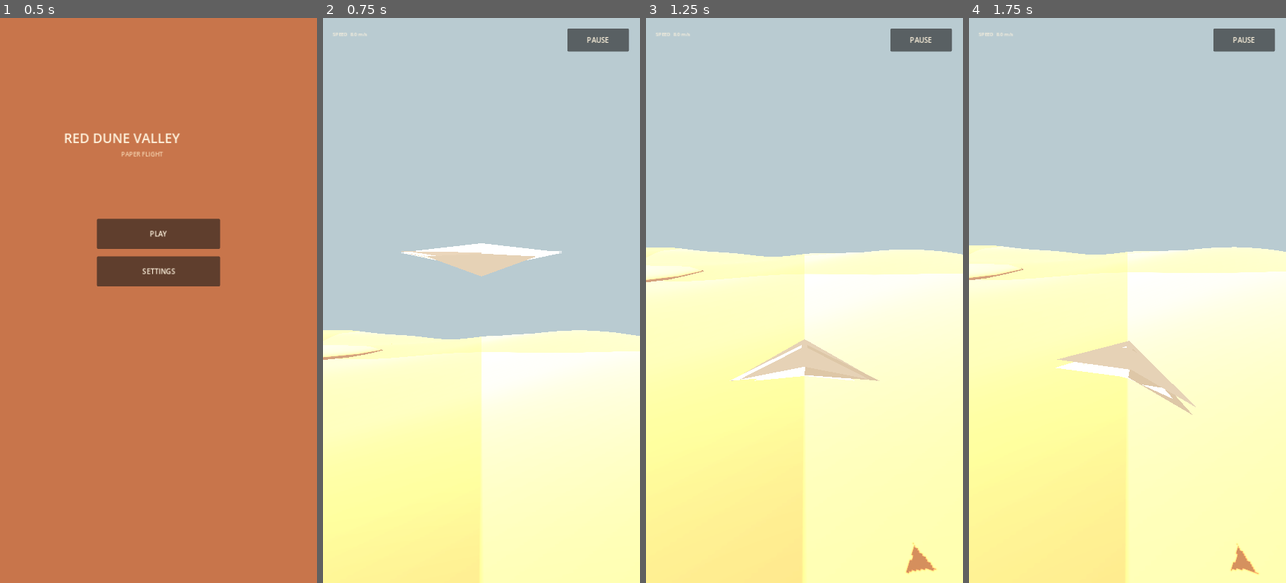
Above: before the commit, frames 1-4 (left to right).
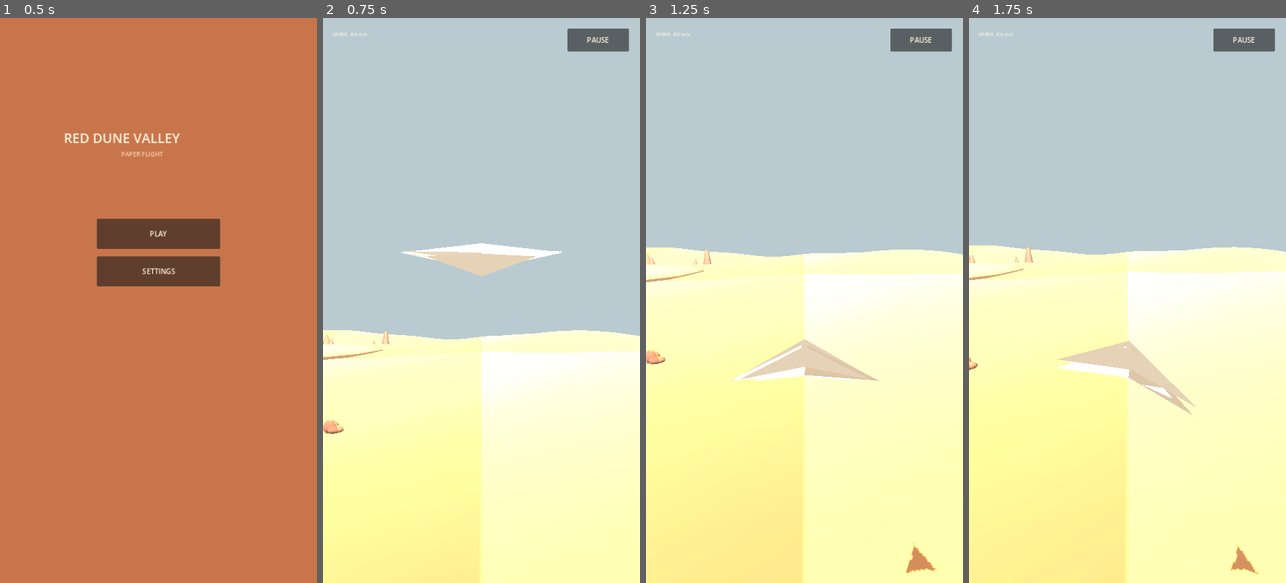
Above: after the commit, the same moments.

Repository: A8adbek/Gold
Game: Godot game, scene res://main.tscn
Two runs of this game, one before a commit and one after it. Both use one fixed random seed, a clock stepped at 60 frames per second and the inputs below. Sound files missing from this copy of the repository are replaced by a short silence.
Inputs (mouse positions are in pixels of both pictures, inside the frame that each line leads up to):
- Up to frame 1 (0.5 s): no input
- Up to frame 2 (0.75 s): click "PLAY" at 0.5 s
- Up to frame 3 (1.25 s): no input
- Up to frame 4 (1.75 s): move the mouse to (1197, 272) at 1.27 s; hold D (roll_right) from 1.28 s (still down); click (1197, 272) at 1.42 s

Frame 1 is identical in both runs. In frame 2, 0.2% of the frame differs, in the area x 0-21%, y 55-74%; in frame 3, 0.2%, in the area x 0-21%, y 41-62%; in frame 4, 0.1%.

Commit message:
Add detailed rock landmarks and clusters

Diff:
--- a/godot/scripts/world.gd
+++ b/godot/scripts/world.gd
@@ -42,6 +42,7 @@
 	_create_canyon_details()
 	_create_dune_ridges()
 	_create_stratified_cliffs()
+	_create_landmark_details()
 	_create_plane()
 	_create_camera()
 	_create_hud()
@@ -289,6 +290,56 @@
 			slab.position.y = layer * 3.0 + mesh.height * 0.5
 			slab.material_override = _material(Color("#ffffff"), "res://assets/canyon_rock.svg")
 			root.add_child(slab)
+
+func _create_landmark_details() -> void:
+	# Distinctive static rock landmarks break up the repeated procedural silhouettes.
+	var rng := RandomNumberGenerator.new()
+	rng.seed = 78104
+	for i in range(14):
+		var side := -1.0 if i % 2 == 0 else 1.0
+		var x := side * rng.randf_range(70.0, 300.0)
+		var z := rng.randf_range(-300.0, 300.0)
+		var y := _height(x, z)
+		var root := Node3D.new()
+		root.position = Vector3(x, y, z)
+		root.rotation.y = rng.randf_range(-0.7, 0.7)
+		add_child(root)
+		for tower in range(3):
+			var spire := MeshInstance3D.new()
+			var mesh := CylinderMesh.new()
+			mesh.top_radius = rng.randf_range(0.2, 1.2)
+			mesh.bottom_radius = rng.randf_range(2.0, 4.5)
+			mesh.height = rng.randf_range(6.0, 15.0)
+			mesh.radial_segments = 7
+			spire.mesh = mesh
+			spire.position = Vector3(rng.randf_range(-5.0, 5.0), mesh.height * 0.5, rng.randf_range(-4.0, 4.0))
+			spire.rotation.z = rng.randf_range(-0.16, 0.16)
+			spire.material_override = _material(Color("#ffffff"), "res://assets/canyon_rock.svg")
+			root.add_child(spire)
+	for i in range(28):
+		var x := rng.randf_range(-300.0, 300.0)
+		var z := rng.randf_range(-300.0, 300.0)
+		if abs(x) < 14.0 and abs(z) < 26.0: continue
+		var y := _height(x, z)
+		_create_rock_cluster(Vector3(x, y, z), rng.randf_range(0.8, 1.8), rng)
+
+func _create_rock_cluster(pos: Vector3, scale: float, rng: RandomNumberGenerator) -> void:
+	var root := Node3D.new()
+	root.position = pos
+	root.rotation.y = rng.randf_range(-1.0, 1.0)
+	add_child(root)
+	for i in range(3):
+		var stone := MeshInstance3D.new()
+		var mesh := SphereMesh.new()
+		mesh.radial_segments = 8
+		mesh.rings = 4
+		mesh.radius = rng.randf_range(0.35, 0.75) * scale
+		mesh.height = rng.randf_range(0.65, 1.3) * scale
+		stone.mesh = mesh
+		stone.position = Vector3(rng.randf_range(-1.0, 1.0) * scale, mesh.height * 0.35, rng.randf_range(-0.8, 0.8) * scale)
+		stone.rotation = Vector3(rng.randf_range(-0.3, 0.3), rng.randf_range(-1.0, 1.0), rng.randf_range(-0.2, 0.2))
+		stone.material_override = _material(Color("#ffffff"), "res://assets/canyon_rock.svg")
+		root.add_child(stone)
 
 func _create_mesa(pos: Vector3, radius: float, height: float) -> void:
 	var root := Node3D.new()
